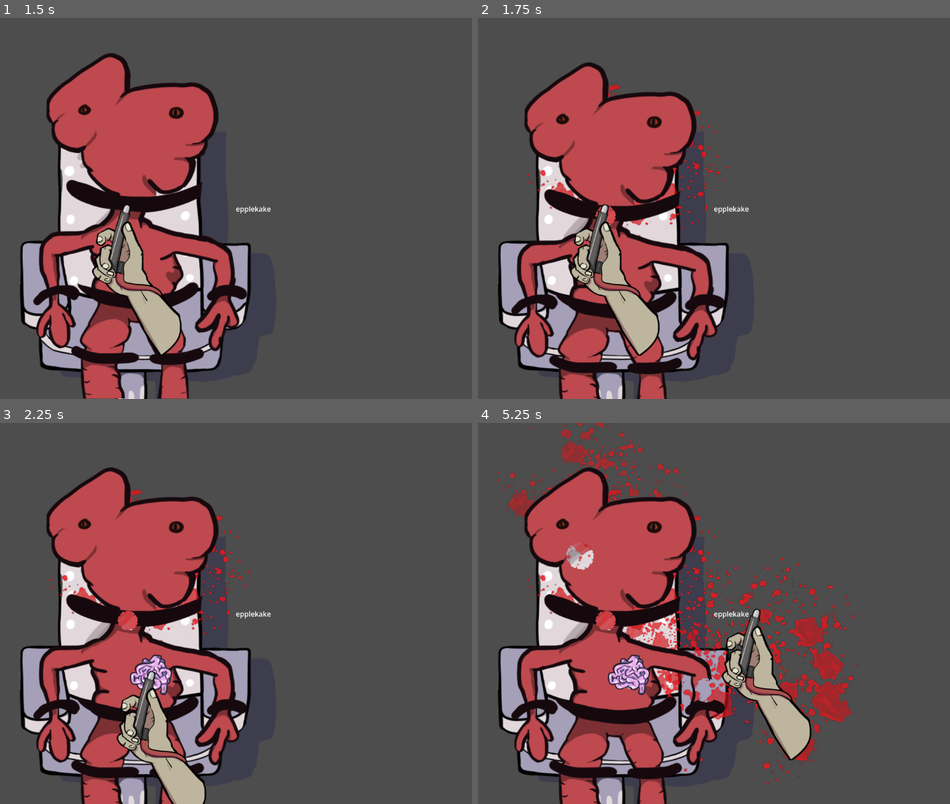
Above: before the commit, frames 1-4 (two rows, left to right).
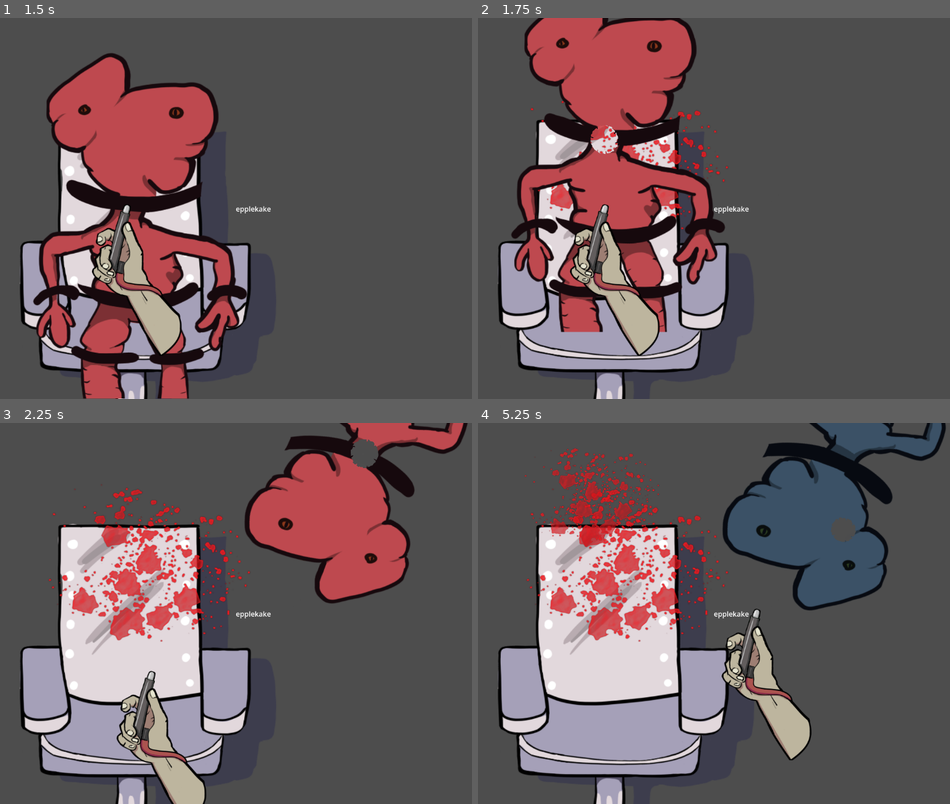
Above: after the commit, the same moments.

Repository: Slideshow776/Global-Game-Jam-2026
Game: Godot game, scene res://scenes/game.tscn
Same seed, same stepped clock (60 frames per second), same inputs: the game is played once before the commit and once after it.
Inputs (mouse positions are in pixels of both pictures, inside the frame that each line leads up to):
- Up to frame 1 (1.5 s): tap Enter at 0.5, 0.6 s; move the mouse to (363, 189) at 0.52 s; click (363, 189) at 0.67 s; move the mouse to (127, 208) at 1.27 s; tap F at 1.35 s; click (127, 208) at 1.42 s
- Up to frame 2 (1.75 s): no input
- Up to frame 3 (2.25 s): move the mouse to (151, 674) at 2.02 s; tap Enter at 2.1 s; click (151, 674) at 2.17 s
- Up to frame 4 (5.25 s): tap Space at 2.75 s; move the mouse to (704, 689) at 2.77 s; tap F at 2.85, 4.35 s; click (704, 689) at 2.92 s; tap Enter at 3.5, 3.6, 5.1 s; move the mouse to (883, 670) at 3.52 s; click (883, 670) at 3.67 s; move the mouse to (577, 556) at 4.27 s; click (577, 556) at 4.42 s; move the mouse to (756, 613) at 5.02 s; click (756, 613) at 5.17 s

Frame 1 is identical in both runs. In frame 2, 25% of the frame differs, in the area x 6-53%, y 0-100%; in frame 3, 31%; in frame 4, 38%, in the area x 4-100%, y 0-100%.

Commit message:
Added new SFX

Diff:
--- a/audio/PolyphonicAudioPlayer.tscn
+++ b/audio/PolyphonicAudioPlayer.tscn
@@ -4,4 +4,3 @@
 
 [node name="PolyphonicAudioPlayer" type="Node2D" unique_id=1985061314]
 script = ExtResource("1_6s7xm")
-custom_max_polyphony = null
--- a/audio/audio_controller.gd
+++ b/audio/audio_controller.gd
@@ -7,13 +7,17 @@
 @export var duration_out: float = 0.5
 @export var volume_curve: Curve
 
+#@export var polyphonic_audio_player: AudioStreamPlayer2D = $AudioStreamPlayer2D
+@onready var audio_stream_player_2d: AudioStreamPlayer2D = $AudioStreamPlayer2D
 
 
 var volume_time: float = 1.0
 var is_falling: bool = false
 
 func _shootDebug():
+	#audio_stream_player_2d.play_sound_effect_from_library("Shoot2")
 	$Shoot.play()
+	$ShootImpack.play()
 	print("Shoot Play")
 
 func _playAtmosphere():
@@ -25,14 +29,14 @@
 
 func _mutantHitSounds():
 	$MutantHit.play()
-	$Shoot.play()
+	#$Shoot.play()
 	_changeAtmosphere()
 
 func _sidechain():
 	is_falling = true
 
 func _ready():
-
+	print(audio_stream_player_2d)
 	#Shoot Gun
 	if not mute:
 		GameState.gun_clicked.connect(_shootDebug)
--- a/audio/audio_controller.tscn
+++ b/audio/audio_controller.tscn
@@ -1,22 +1,40 @@
 [gd_scene format=3 uid="uid://b8qn0yb3gdu0d"]
 
 [ext_resource type="Script" uid="uid://b88qlvl80mtek" path="res://audio/audio_controller.gd" id="1_5dt40"]
+[ext_resource type="Script" uid="uid://bc2dm4y5ci4ww" path="res://audio/polyphonic_audio_player.gd" id="2_1rgna"]
 [ext_resource type="AudioStream" uid="uid://2nx7u17ltjhi" path="res://audio/assets/Ambience.wav" id="2_cedxo"]
+[ext_resource type="Script" uid="uid://mhixfc2qstjx" path="res://audio/my classes/AudioLibrary.gd" id="3_1rgna"]
 [ext_resource type="AudioStream" uid="uid://baucn82dj47lg" path="res://audio/assets/Ambience2.wav" id="3_cedxo"]
 [ext_resource type="AudioStream" uid="uid://eao4rilrngr0" path="res://audio/assets/Ambience_Transition.wav" id="4_6fhfa"]
+[ext_resource type="Script" uid="uid://egejl4os3ckr" path="res://audio/my classes/soundEffect.gd" id="4_aqy48"]
 [ext_resource type="AudioStream" uid="uid://chc8pilk3thn1" path="res://audio/assets/SFX/Shoot1.wav" id="5_vj1x0"]
 [ext_resource type="AudioStream" uid="uid://c0fu4wg2aop3w" path="res://audio/assets/SFX/Mutant/Hit/MutantHit_1.wav" id="6_h7rxg"]
 [ext_resource type="AudioStream" uid="uid://dk13m3tdtl1xr" path="res://audio/assets/SFX/Mutant/Hit/MutantHit_2.wav" id="7_y6d7d"]
 [ext_resource type="AudioStream" uid="uid://cvn81t2mci2mx" path="res://audio/assets/SFX/Mutant/Hit/MutantHit_3.wav" id="8_2fxmg"]
+[ext_resource type="AudioStream" uid="uid://bbgoban5uqj8c" path="res://audio/assets/SFX/Shoot/AirBurst/ShootAirBurst1.wav" id="9_k4r0t"]
 [ext_resource type="AudioStream" uid="uid://cbk38vld7oeke" path="res://audio/assets/SFX/Mutant/Voice/MutantHitVoice_1.wav" id="9_lqbp3"]
+[ext_resource type="AudioStream" uid="uid://o17mnemfwmy6" path="res://audio/assets/SFX/Shoot/AirBurst/ShootAirBurst2.wav" id="10_oo07s"]
 [ext_resource type="AudioStream" uid="uid://cmluvh1k0fq4d" path="res://audio/assets/SFX/Mutant/Voice/MutantHitVoice_2.wav" id="10_txnoe"]
+[ext_resource type="AudioStream" uid="uid://cdq3r4kh7bc52" path="res://audio/assets/SFX/Shoot/AirBurst/ShootAirBurst3.wav" id="11_fm4is"]
 [ext_resource type="AudioStream" uid="uid://ccmpdtqba6d8" path="res://audio/assets/SFX/Mutant/Voice/MutantHitVoice_3.wav" id="11_fpor6"]
 [ext_resource type="AudioStream" uid="uid://0dreutys4fe3" path="res://audio/assets/SFX/Mutant/Voice/MutantHitVoice_4.wav" id="12_1rgna"]
+[ext_resource type="AudioStream" uid="uid://i2qx232u7y5l" path="res://audio/assets/SFX/Shoot/Impact/ShootImpact_01.wav" id="12_oo07s"]
 [ext_resource type="AudioStream" uid="uid://byaokw8qxvact" path="res://audio/assets/SFX/Mutant/Voice/MutantHitVoice_5.wav" id="13_aqy48"]
 
 [sub_resource type="Curve" id="Curve_h7rxg"]
 _data = [Vector2(0, 1), 0.0, 0.0, 0, 0, Vector2(1, 0), 0.0, 0.0, 0, 0]
 point_count = 2
+
+[sub_resource type="Resource" id="Resource_jjqtx"]
+script = ExtResource("4_aqy48")
+tag = "Shoot2"
+stream = ExtResource("5_vj1x0")
+metadata/_custom_type_script = "uid://egejl4os3ckr"
+
+[sub_resource type="Resource" id="Resource_k4r0t"]
+script = ExtResource("3_1rgna")
+sound_effects = Array[ExtResource("4_aqy48")]([SubResource("Resource_jjqtx")])
+metadata/_custom_type_script = "uid://mhixfc2qstjx"
 
 [sub_resource type="AudioStreamInteractive" id="AudioStreamInteractive_6fhfa"]
 clip_count = 3
@@ -58,16 +76,11 @@
 }
 }
 
-[sub_resource type="AudioStreamRandomizer" id="AudioStreamRandomizer_12scf"]
-random_pitch = 1.0055606
-streams_count = 1
-stream_0/stream = ExtResource("5_vj1x0")
-
-[sub_resource type="AudioStreamInteractive" id="AudioStreamInteractive_nf7h6"]
-clip_count = 1
-clip_0/name = &""
-clip_0/stream = SubResource("AudioStreamRandomizer_12scf")
-clip_0/auto_advance = 0
+[sub_resource type="AudioStreamRandomizer" id="AudioStreamRandomizer_oo07s"]
+streams_count = 3
+stream_0/stream = ExtResource("9_k4r0t")
+stream_1/stream = ExtResource("10_oo07s")
+stream_2/stream = ExtResource("11_fm4is")
 
 [sub_resource type="AudioStreamRandomizer" id="AudioStreamRandomizer_vys8g"]
 random_pitch = 1.0293022
@@ -87,11 +100,21 @@
 stream_3/stream = ExtResource("12_1rgna")
 stream_4/stream = ExtResource("13_aqy48")
 
+[sub_resource type="AudioStreamRandomizer" id="AudioStreamRandomizer_22v1o"]
+random_pitch = 1.021543
+random_volume_offset_db = 0.34
+streams_count = 1
+stream_0/stream = ExtResource("12_oo07s")
+
 [node name="AudioController" type="Node2D" unique_id=1321118255]
 script = ExtResource("1_5dt40")
 low_volume = 0.2
 duration_out = 3.0
 volume_curve = SubResource("Curve_h7rxg")
+
+[node name="AudioStreamPlayer2D" type="AudioStreamPlayer2D" parent="." unique_id=590760491]
+script = ExtResource("2_1rgna")
+audio_library = SubResource("Resource_k4r0t")
 
 [node name="Atmos" type="AudioStreamPlayer" parent="." unique_id=1846255801]
 stream = SubResource("AudioStreamInteractive_6fhfa")
@@ -100,10 +123,9 @@
 [node name="Music" type="AudioStreamPlayer" parent="." unique_id=240076795]
 
 [node name="Shoot" type="AudioStreamPlayer" parent="." unique_id=1476378853]
-stream = SubResource("AudioStreamInteractive_nf7h6")
+stream = SubResource("AudioStreamRandomizer_oo07s")
 max_polyphony = 5
-bus = &"SFX"
-playback_type = 1
+bus = &"Shoot"
 
 [node name="MutantHit" type="AudioStreamPlayer" parent="." unique_id=1856521775]
 stream = SubResource("AudioStreamRandomizer_vys8g")
@@ -112,3 +134,7 @@
 stream = SubResource("AudioStreamRandomizer_jjqtx")
 max_polyphony = 2
 bus = &"Mutant SFX"
+
+[node name="ShootImpack" type="AudioStreamPlayer" parent="." unique_id=1889827259]
+stream = SubResource("AudioStreamRandomizer_22v1o")
+bus = &"Shoot"
--- a/audio/my classes/AudioLibrary.gd
+++ b/audio/my classes/AudioLibrary.gd
@@ -7,7 +7,7 @@
 
 
 func get_audio_stream(_tag: String):
-	var index= -1
+	var index = -1
 	if _tag:
 		for sound in sound_effects:
 			index += 1
--- a/audio/polyphonic_audio_player.gd
+++ b/audio/polyphonic_audio_player.gd
@@ -8,12 +8,14 @@
 	stream.polyphony = custom_max_polyphony
 
 func play_sound_effect_from_library(_tag: String) -> void:
-	if _tag
+	print(_tag)
+	if _tag:
 		var audio_stream = audio_library.get_audio_stream(_tag)
 
 		if !playing: self.play()
 
 		var polyphonic_stream_playback := self.get_stream_playback()
+		print("Test Audio Stream", polyphonic_stream_playback)
 		polyphonic_stream_playback.play_stream(audio_stream)
 
 	else:
--- a/default_bus_layout.tres
+++ b/default_bus_layout.tres
@@ -17,7 +17,7 @@
 bus/3/solo = false
 bus/3/mute = false
 bus/3/bypass_fx = false
-bus/3/volume_db = 0.0
+bus/3/volume_db = 5.026764
 bus/3/send = &"SFX"
 bus/4/name = &"Music"
 bus/4/solo = false
@@ -25,3 +25,9 @@
 bus/4/bypass_fx = false
 bus/4/volume_db = 0.0
 bus/4/send = &"Master"
+bus/5/name = &"Shoot"
+bus/5/solo = false
+bus/5/mute = false
+bus/5/bypass_fx = false
+bus/5/volume_db = 0.0
+bus/5/send = &"SFX"
--- a/scenes/arm.tscn
+++ b/scenes/arm.tscn
@@ -19,3 +19,8 @@
 position = Vector2(21, 159)
 scale = Vector2(0.8281853, 0.75549453)
 texture = ExtResource("2_muf2m")
+
+[node name="Timer" type="Timer" parent="." unique_id=1723548587]
+unique_name_in_owner = true
+wait_time = 0.6
+one_shot = true
--- a/scenes/chair.gd
+++ b/scenes/chair.gd
@@ -19,6 +19,7 @@
 var splatter_scene = preload("res://scenes/splatter.tscn")
 
 func spawn_splat(location: Vector2):
+	await get_tree().create_timer(0.2).timeout
 	print("splat spawn")
 	# 1. Instantiate the scene
 	var new_sprite = splatter_scene.instantiate()
--- a/scenes/gun.gd
+++ b/scenes/gun.gd
@@ -4,13 +4,19 @@
 @onready var gun_pos = $gun/gunpoint
 @onready var gun = $gun
 
+#Cannot be shorten than 0.6
+@onready var timer: Timer = %Timer
+
 func _ready() -> void:
 	pass
 
 func _input(event: InputEvent) -> void:
 	if event is InputEventMouseButton && event.button_index == MOUSE_BUTTON_LEFT && event.pressed:
-		await get_tree().create_timer(0.2).timeout
-		GameState.gun_clicked.emit()
+		if timer.is_stopped():
+			timer.start()
+			GameState.gun_clicked.emit()
+
+
 
 # Called every frame. 'delta' is the elapsed time since the previous frame.
 func _process(delta: float) -> void:
--- a/scenes/mutant.gd
+++ b/scenes/mutant.gd
@@ -22,7 +22,7 @@
 	GameState.mutant_died.connect(on_death)
 
 	# REMOVE ME!!
-	GameState.gun_clicked.connect(mock_function)
+	GameState.mutant_hit.connect(mock_function)
 
 func _on_timer_timeout() -> void:
 	var tween := create_tween().set_ease(Tween.EASE_OUT).set_trans(Tween.TRANS_BOUNCE)
@@ -34,12 +34,13 @@
 #		GameState.mutant_hit.emit()
 
 func mock_function():
+	await get_tree().create_timer(0.2).timeout
 	var temp: Sprite2D = hole.instantiate()
 	back_buffer_copy.add_child(temp)
 	temp.rotation_degrees = randf_range(0, 360)
 	temp.scale = Vector2.ONE * randf_range(0.1, 0.15)
 	temp.global_position = get_global_mouse_position()
-	#GameState.mutant_died.emit()
+	GameState.mutant_died.emit()
 
 
 func on_death():
Not shown, added: audio/assets/SFX/Shoot/AirBurst/ShootAirBurst1.wav.import
Not shown, added: audio/assets/SFX/Shoot/AirBurst/ShootAirBurst2.wav.import
Not shown, added: audio/assets/SFX/Shoot/AirBurst/ShootAirBurst3.wav.import
Not shown, added: audio/assets/SFX/Shoot/Impact/Ambience_Transition.wav.import
Not shown, added: audio/assets/SFX/Shoot/Impact/ShootImpact_01.wav.import
Not shown, changed: audio/assets/Ambience_Transition.wav
Not shown, added: audio/assets/SFX/Shoot/AirBurst/ShootAirBurst1.wav
Not shown, added: audio/assets/SFX/Shoot/AirBurst/ShootAirBurst2.wav
Not shown, added: audio/assets/SFX/Shoot/AirBurst/ShootAirBurst3.wav
Not shown, added: audio/assets/SFX/Shoot/Impact/Ambience_Transition.wav
Not shown, added: audio/assets/SFX/Shoot/Impact/ShootImpact_01.wav
